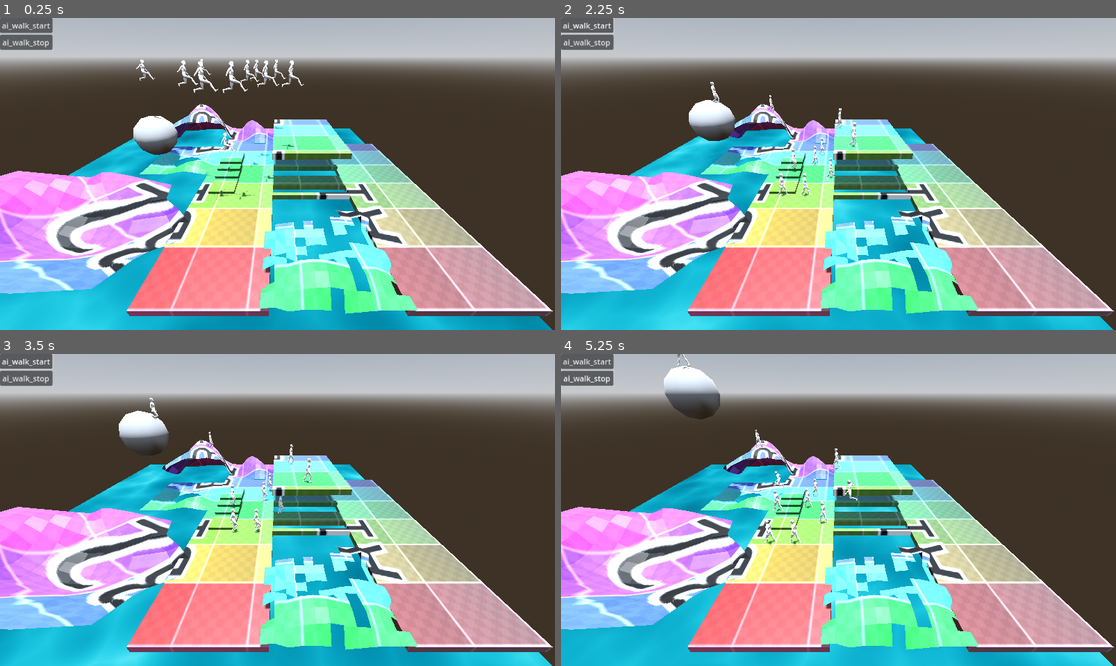
Above: before the commit, frames 1-4 (two rows, left to right).
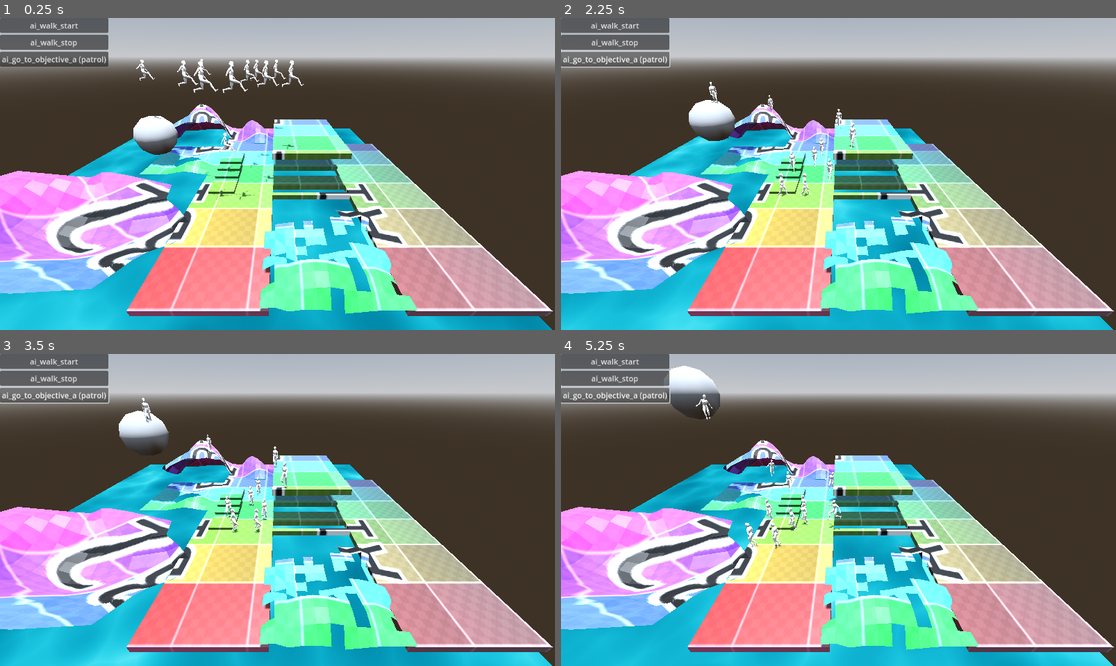
Above: after the commit, the same moments.

Repository: erinorina/godot_4_gdscripts
Game: Godot game, scene res://node_3d.tscn
Same seed, same stepped clock (60 frames per second), same inputs: the game is played once before the commit and once after it.
Inputs (mouse positions are in pixels of both pictures, inside the frame that each line leads up to):
- Up to frame 1 (0.25 s): no input
- Up to frame 2 (2.25 s): click "ai_walk_start" at 0.5 s; click "ai_walk_start" at 1.25 s; click (616, 58) at 2 s, where only the run after the commit has a clickable "ai_go_to_objective_a (patrol)"
- Up to frame 3 (3.5 s): click (55, 394) at 2.75 s, where only the run after the commit has a clickable "ai_go_to_objective_a (patrol)"
- Up to frame 4 (5.25 s): tap Enter at 3.5 s; hold Right (ui_right) 3.53-4.28 s; tap Space (jump) at 3.77, 4.52 s; hold Down (ui_down) 4.28-5.03 s; hold Right (ui_right) from 5.03 s (still down)

The runs differ from the first frame. In frame 1, 2.0% of the frame differs, in the area x 0-20%, y 0-16%; in frame 2, 2.5%; in frame 3, 2.7%; in frame 4, 3.1%, in the area x 0-54%, y 0-63%.

Commit message:
add ai patrol function

Diff:
--- a/experiments/ai_walk_without_navmesh/Anim_man.gd
+++ b/experiments/ai_walk_without_navmesh/Anim_man.gd
@@ -97,13 +97,16 @@
 	adjust_ray_on_collision_surface(delta)
 	free_fall_kinematics(delta)
 
+	if singleton_ai_control.ai_go_to_objective_a:
+#		look_objective_a(objective_a, Vector3.UP, true)
+		patrol_objective_a(objective_a)
 #	ai_advance_or_stop_on_holes(delta)
 #	ai_rotation_behavior_on_holes(delta)
 
 
 
 var objective_a = Vector3(-10,0,0)
-func look_objective_a(_delta):
+func _look_objective_a(_delta):
 	var direction_to_target = (objective_a - self.global_transform.origin).normalized()
 	var current_direction = self.global_transform.basis.z
 	var angle = current_direction.angle_to(direction_to_target)
@@ -117,7 +120,25 @@
 
 
 
-
+func __look_objective_a(target: Vector3, up: Vector3 = Vector3.UP):
+	var direction = (target - self.global_transform.origin).normalized()
+	var right = direction.cross(up).normalized()
+	var new_up = right.cross(direction)
+
+	self.global_transform.basis = Basis(right, new_up, direction) # Value of type "Basis" cannot be assigned to a variable of type "Vector3"
+
+func look_objective_a(target: Vector3, up: Vector3 = Vector3.UP, _model_front:bool=true):
+
+	var current_rotation = self.rotation
+	self.look_at(target, up,_model_front)
+	self.rotation.x = current_rotation.x
+	self.rotation.z = current_rotation.z
+
+func patrol_objective_a(_target):
+	if self.global_transform.origin.distance_to(_target) > 10.0 :
+		look_objective_a(objective_a, Vector3.UP, true)
+	if self.global_transform.origin.distance_to(_target) < 1.0: # Adjust the threshold as needed
+		look_objective_a(objective_a, Vector3.UP, false)
 
 
 
@@ -306,8 +327,8 @@
 
 		if distance ==1.0 and get_velocity_z==0.0 and !ground_landing_impact :
 			ai_rotation_avoid_holes(_delta)
-
-#			look_objective_a(_delta)
+#			if singleton_ai_control.ai_go_to_objective_a:
+#				look_objective_a(_delta)
 		if distance ==1.0 and get_velocity_z==0.0 and ground_landing_impact :
 			current_state=States.LANDING
 
--- a/experiments/ai_walk_without_navmesh/ai_control.gd
+++ b/experiments/ai_walk_without_navmesh/ai_control.gd
@@ -1,14 +1,5 @@
 extends Control
 @onready var singleton_ai_control = SingletonAiControl
-
-# Called when the node enters the scene tree for the first time.
-func _ready():
-	pass # Replace with function body.
-
-
-# Called every frame. 'delta' is the elapsed time since the previous frame.
-func _process(delta):
-	pass
 
 
 func _on_ai_walk_start_pressed():
@@ -19,3 +10,9 @@
 func _on_ai_walk_stop_pressed():
 	singleton_ai_control.ai_walk=false
 	pass # Replace with function body.
+
+
+
+func _on_ai_go_to_objective_a_pressed():
+	singleton_ai_control.ai_go_to_objective_a=true
+	pass # Replace with function body.
--- a/experiments/ai_walk_without_navmesh/node_3d.tscn
+++ b/experiments/ai_walk_without_navmesh/node_3d.tscn
@@ -115,5 +115,10 @@
 layout_mode = 2
 text = "ai_walk_stop"
 
+[node name="ai_go_to_objective_a" type="Button" parent="ai_control/VBoxContainer"]
+layout_mode = 2
+text = "ai_go_to_objective_a (patrol)"
+
 [connection signal="pressed" from="ai_control/VBoxContainer/ai_walk_start" to="ai_control" method="_on_ai_walk_start_pressed"]
 [connection signal="pressed" from="ai_control/VBoxContainer/ai_walk_stop" to="ai_control" method="_on_ai_walk_stop_pressed"]
+[connection signal="pressed" from="ai_control/VBoxContainer/ai_go_to_objective_a" to="ai_control" method="_on_ai_go_to_objective_a_pressed"]
--- a/experiments/ai_walk_without_navmesh/singleton_ai_control.gd
+++ b/experiments/ai_walk_without_navmesh/singleton_ai_control.gd
@@ -1,11 +1,4 @@
 extends Node
 
 var ai_walk=false
-# Called when the node enters the scene tree for the first time.
-func _ready():
-	pass # Replace with function body.
-
-
-# Called every frame. 'delta' is the elapsed time since the previous frame.
-func _process(delta):
-	pass
+var ai_go_to_objective_a=false
